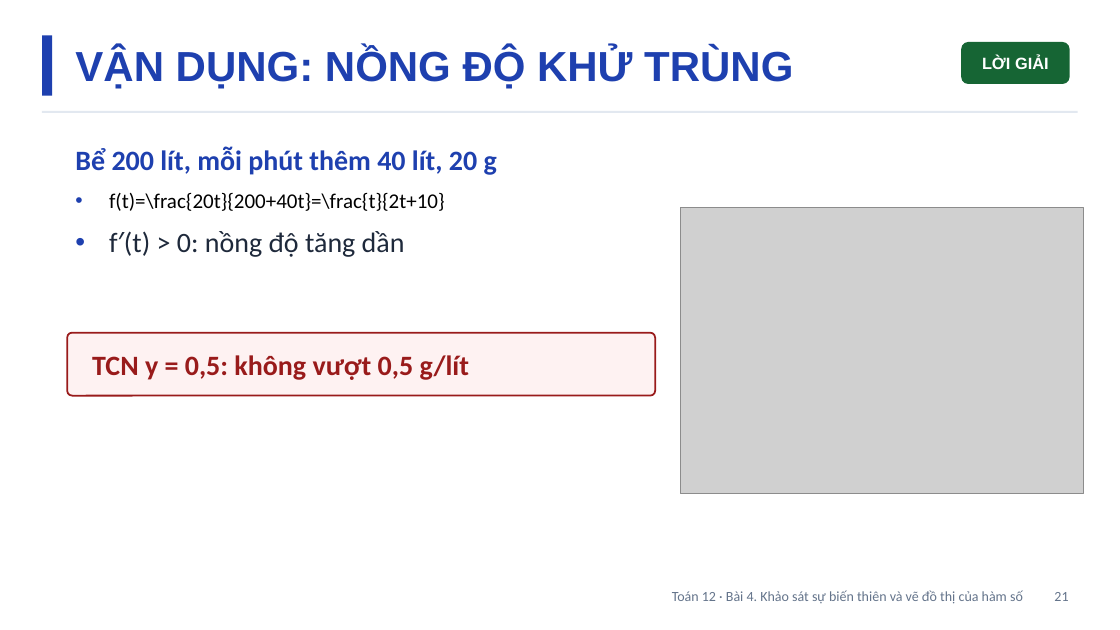
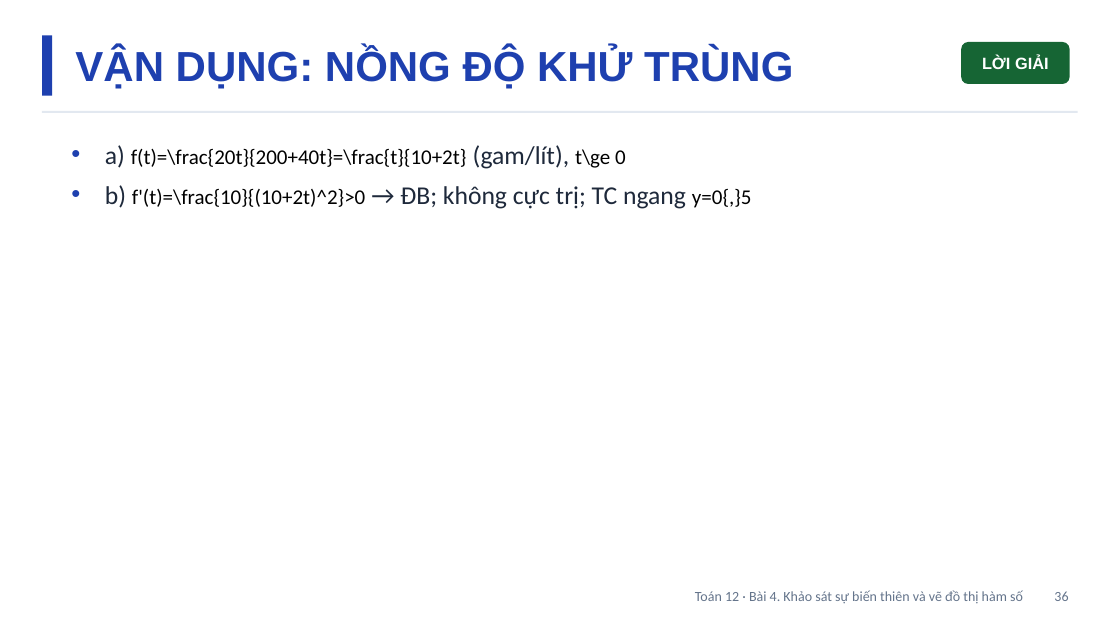
Before and after one commit to Trangtu66/Taode_thi_online, a slide deck: slide 36 of mon/toan/slide/lop12/Slide_TOAN12_Bai4_T14-18.pptx (slide 21 before the commit). Drawn at 1120x630 pixels with LibreOffice and Linux fonts; fonts in the diff are those of the drawing; grey boxes stand for pictures. Boxes give left, top, right and bottom in pixels: in the first picture for what was removed or moved away, otherwise in the second. Text is boxed around its words. In the diff, an @@ line names an element or a change of style, - is before the commit and + after.

```diff
--- a/mon/toan/slide/lop12/Slide_TOAN12_Bai4_T14-18.pptx
+++ b/mon/toan/slide/lop12/Slide_TOAN12_Bai4_T14-18.pptx
@@ text at (105,145,752,209): text changed; size 24 to 18 pt @@
-Bể 200 lít, mỗi phút thêm 40 lít, 20 g
-• f(t)=\frac{20t}{200+40t}=\frac{t}{2t+10}
-• f′(t) > 0: nồng độ tăng dần
+• a) f(t)=\frac{20t}{200+40t}=\frac{t}{10+2t} (gam/lít), t\ge 0
+• b) f'(t)=\frac{10}{(10+2t)^2}>0 → ĐB; không cực trị; TC ngang y=0{,}5
@@ picture removed at (681,208,1084,494) @@
@@ rounded rectangle removed at (67,333,655,396) @@
@@ text removed at (92,355,469,380) @@
-TCN y = 0,5: không vượt 0,5 g/lít
@@ text at (695,590,1068,603): text changed @@
-Toán 12 · Bài 4. Khảo sát sự biến thiên và vẽ đồ thị của hàm số 21
+Toán 12 · Bài 4. Khảo sát sự biến thiên và vẽ đồ thị hàm số 36
```
Also in this commit, not shown: 22 other slides changed, 42 slides added, 1 slide removed.
